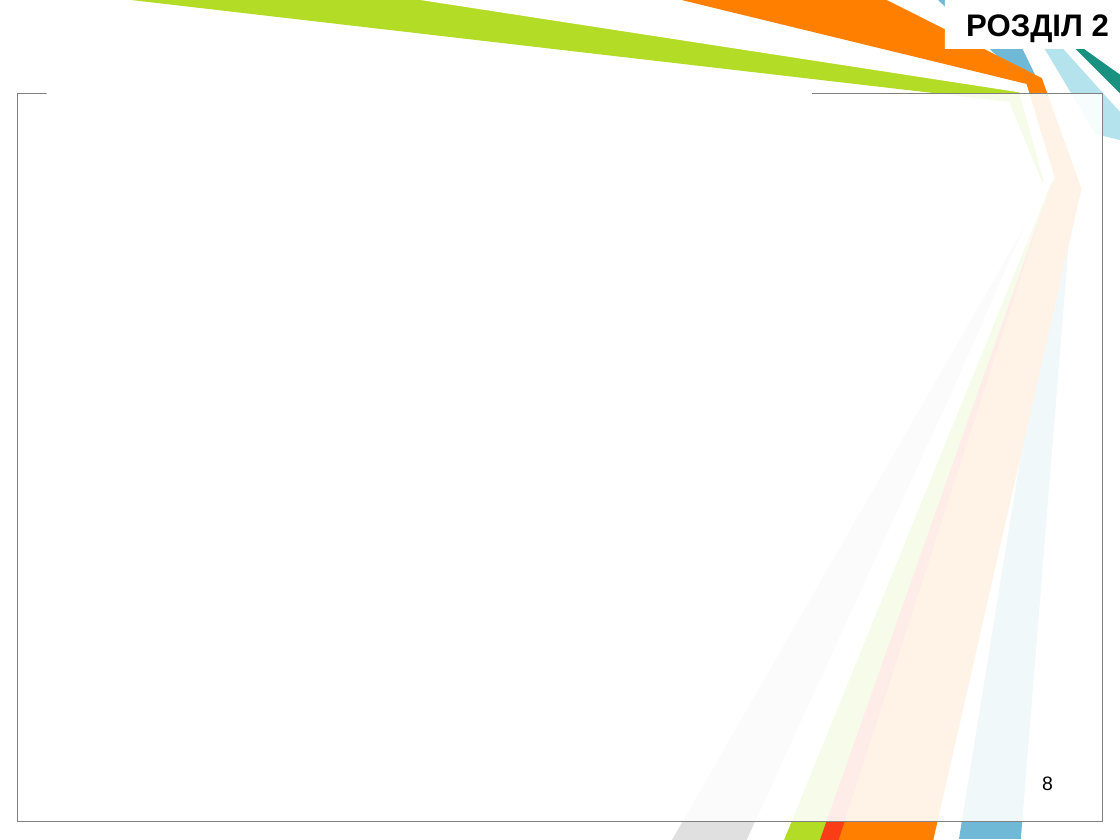
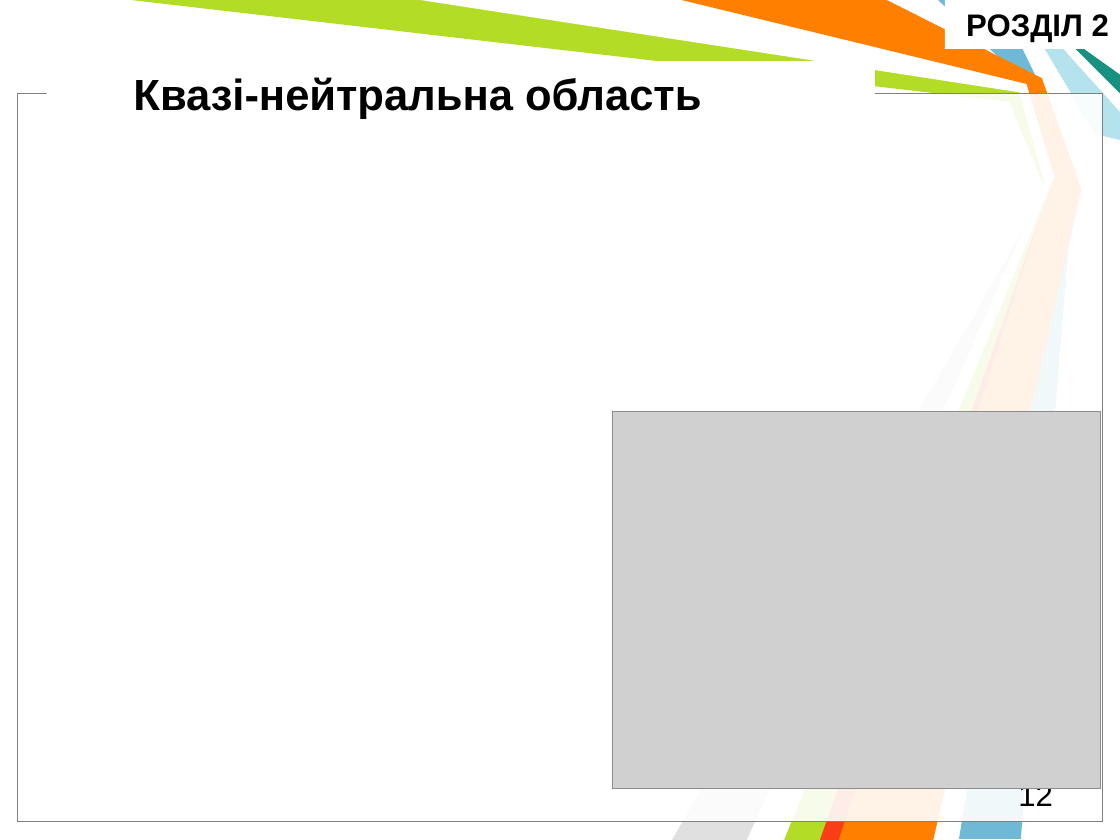
Before and after one commit to l432/Disser, a slide deck: slide 12 of Help/Dopovid/Olikh.ppt (slide 8 before the commit). Drawn at 1120x840 pixels with LibreOffice and Linux fonts; fonts in the diff are those of the drawing; grey boxes stand for pictures; background and template pictures are left out. Boxes give left, top, right and bottom in pixels: in the first picture for what was removed or moved away, otherwise in the second. Text is boxed around its words. In the diff, an @@ line names an element or a change of style, - is before the commit and + after.

```diff
--- a/Help/Dopovid/Olikh.ppt
+++ b/Help/Dopovid/Olikh.ppt
@@ text added at (133, 77, 701, 119), 28 pt, text #000000, bold @@
+Квазі-нейтральна область
@@ picture added at (613, 411, 1101, 788) @@
@@ page number at (1018, 781, 1053, 806): text changed; size 12.5 to 20 pt @@
-8
+12
```
Also in this commit, not shown: 10 other slides changed, 6 slides added, 1 slide removed, 12 other files.
